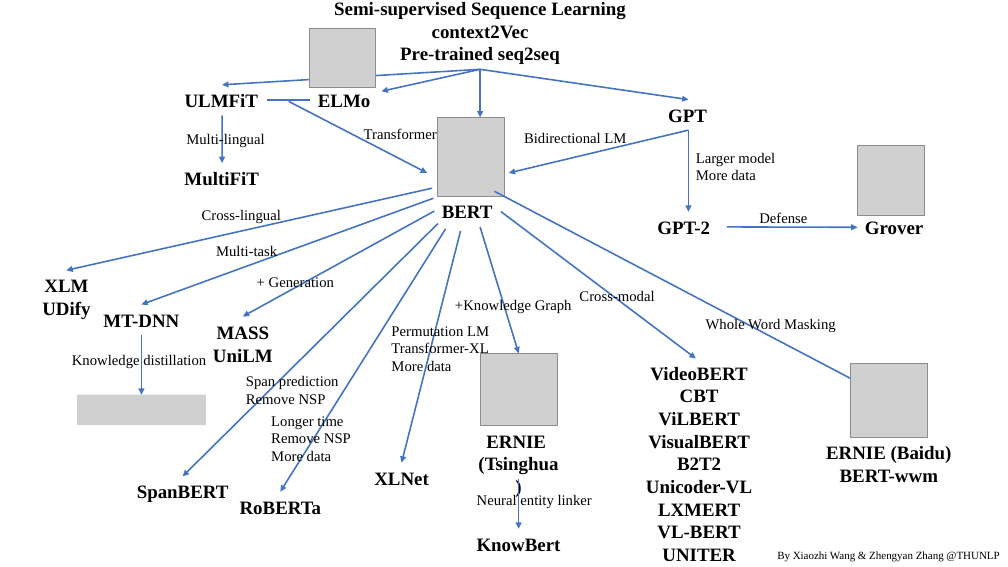
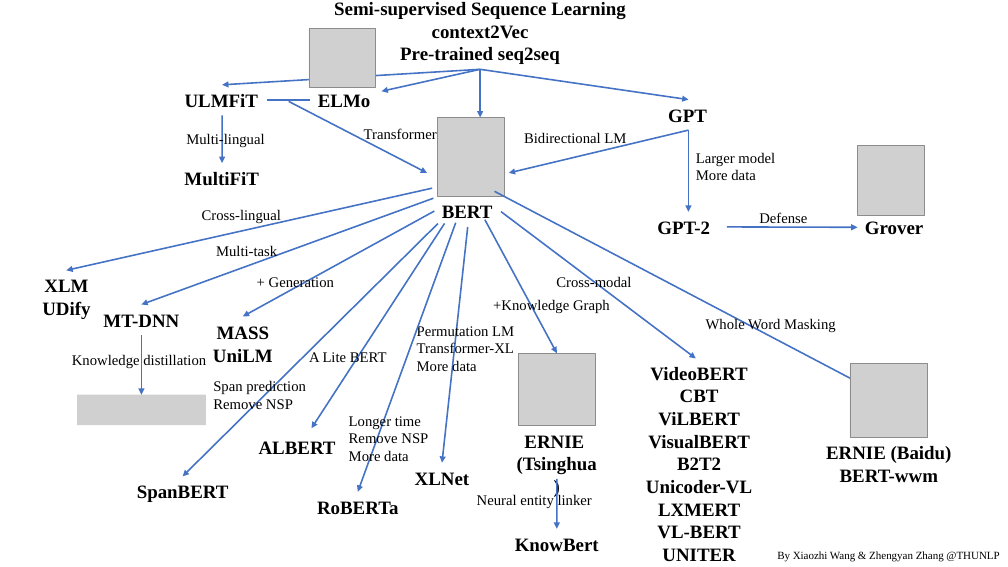
Before and after one commit to thunlp/PLMpapers, a slide deck: slide 1 of PLMfamily.pptx. Drawn at 1008x567 pixels with LibreOffice and Linux fonts; fonts in the diff are those of the drawing; grey boxes stand for pictures. Boxes give left, top, right and bottom in pixels: in the first picture for what was removed or moved away, otherwise in the second. Text is boxed around its words. In the diff, an @@ line names an element or a change of style, - is before the commit and + after.

Commit message:
Add files via upload
Add ALBERT

```diff
--- a/PLMfamily.pptx
+++ b/PLMfamily.pptx
@@ arrow added from (445, 224) to (312, 428), #4472C4 1.5 pt @@
@@ arrow moved from (445, 229) - (281, 492) to (456, 223) - (358, 492) @@
@@ arrow moved from (461, 231) - (402, 463) to (468, 227) - (442, 463) @@
@@ arrow moved from (480, 227) - (519, 353) to (485, 220) - (557, 353) @@
@@ text "Cross-modal": place and size @@
-text "Cross-modal" at (579,289,654,304)
+text "Cross-modal" at (556,275,631,290)
@@ text "Permutation LM": place and size @@
-text "Permutation LM" at (391,324,489,371)
+text "Permutation LM" at (417,324,514,374)
@@ text added at (309,351,387,366), 14 pt, text #000000 @@
+A Lite BERT
@@ text "Span prediction": place and size @@
-text "Span prediction" at (246,374,339,407)
+text "Span prediction" at (213,379,306,412)
@@ text "Longer time": place and size @@
-text "Longer time" at (271,414,351,464)
+text "Longer time" at (349,414,428,465)
@@ text added at (259,441,336,454), 18 pt, text #000000, bold @@
+ALBERT
@@ 4 texts, 1 picture, 1 arrow: place and size @@
-4 texts, 1 picture, 1 arrow at (374,299,572,552)
+4 texts, 1 picture, 1 arrow at (415,299,610,552)
@@ text "RoBERTa": place and size @@
-text "RoBERTa" at (240,501,322,515)
+text "RoBERTa" at (317,501,399,515)
```
